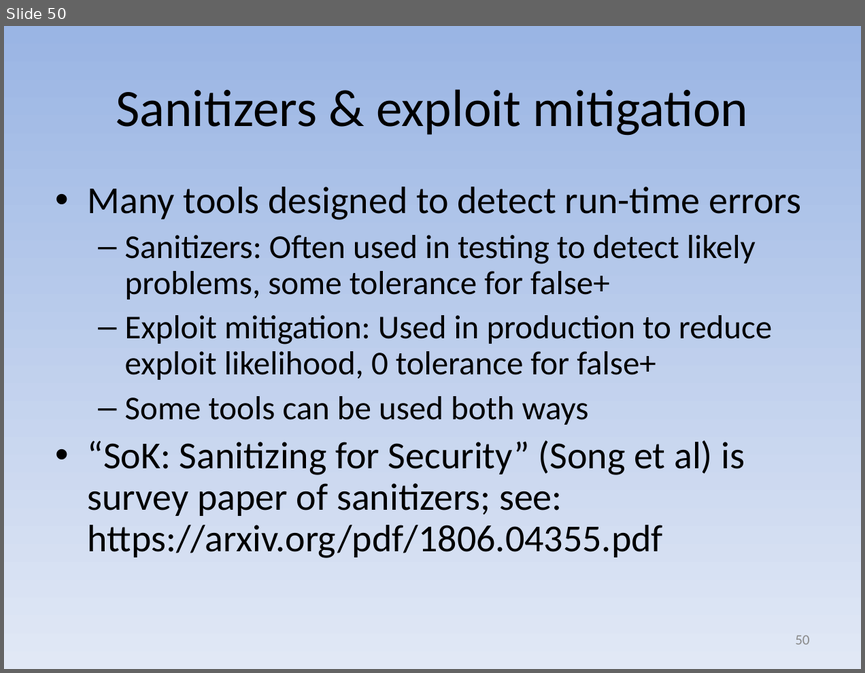
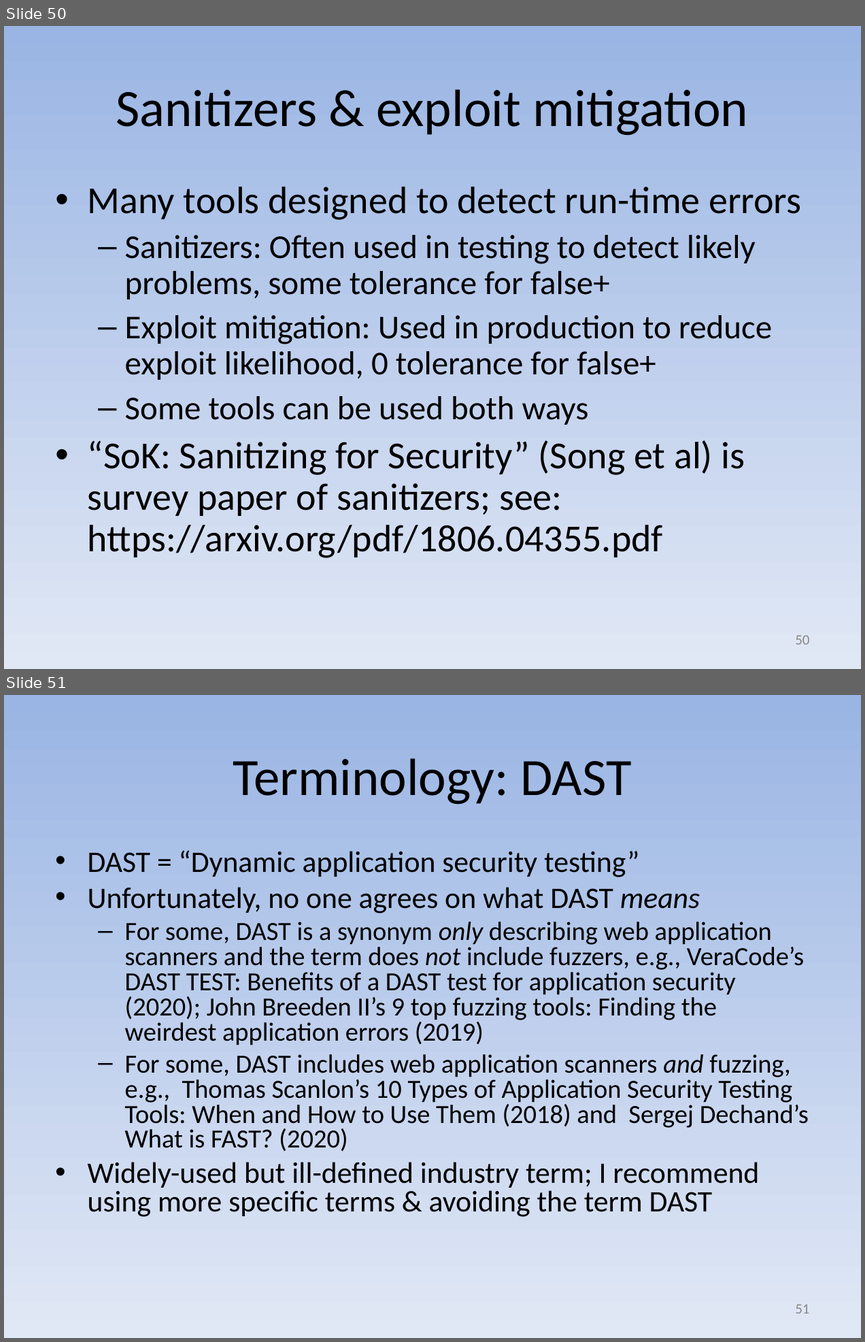
Before and after one commit to david-a-wheeler/david-a-wheeler.github.io, a slide deck: secure-class/presentations/Secure-Software-9-Tools.ppt. Shown one above the other, each under a label of ours: slide 50 before the commit, slides 50 and 51 after it. The pictures are 865x673 and 865x1342 pixels, drawn with LibreOffice and Linux fonts; fonts in the diff are those of the drawing. Boxes give left, top, right and bottom in pixels: in the first picture for what was removed or moved away, otherwise in the second. Text is boxed around its words. In the diff, an @@ line names an element or a change of style, - is before the commit and + after.

```diff
--- a/secure-class/presentations/Secure-Software-9-Tools.ppt
+++ b/secure-class/presentations/Secure-Software-9-Tools.ppt
@@ slide 51 added at (4,695,861,1338), background gradient #9AB5E4 to #E1E8F5 @@
@@ title added at (232,758,631,804), 44 pt, text #000000 @@
+Terminology: DAST
@@ text added at (88,850,808,1217), 22 pt, text #000000 @@
+• DAST = “Dynamic application security testing”
+• Unfortunately, no one agrees on what DAST means
+  – For some, DAST is a synonym only describing web application scanners and the term does not include fuzzers, e.g., VeraCode’s DAST TEST: Benefits of a DAST test for application security (2020); John Breeden II’s 9 top fuzzing tools: Finding the weirdest application errors (2019)
+  – For some, DAST includes web application scanners and fuzzing, e.g., Thomas Scanlon’s 10 Types of Application Security Testing Tools: When and How to Use Them (2018) and Sergej Dechand’s What is FAST? (2020)
+• Widely-used but ill-defined industry term; I recommend using more specific terms & avoiding the term DAST
@@ page number added at (795,1304,809,1313), 12 pt, text #898989 @@
+51
```
Also in this commit, not shown: 2 slides changed, 5 other files.
